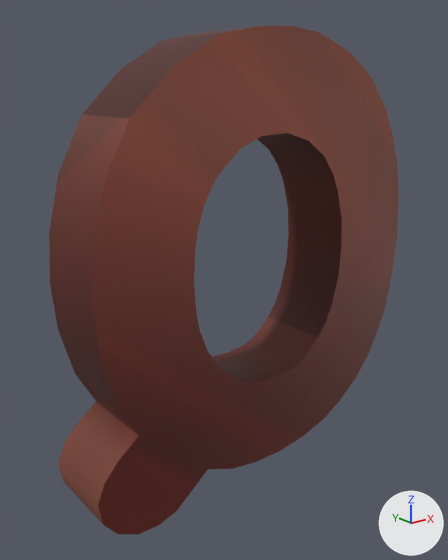
Renders of the FBX model Assets/XanaBuilder Assets/Models/TXL/01_Alphabets/TXL0110017_LetterQ/TXL0110017.fbx from each side of a commit.
Rendered twice from a camera (50 mm lens) standing at (-1.062, -1.24, 1.06) and looking at (-0.051, 0.024, 0.555). Every picture has the same lights, and +X, +Y and +Z are marked at lower right. Where no turn or scale is listed for an object, it has been applied to the vertices.

The scene before the commit, as lines of its bpy script (objects in view):
```python
mat_mttxl0110017_placemode = principled_material('mtTXL0110017_PlaceMode')
mat_mttxl0110017_placemode.texture = img_txtxl0110017_diffuse_png
mat_mttxl0110017_placemode.roughness = 0.553
me_mesh = bpy.data.meshes.new('Mesh')
me_mesh.from_pydata(...)  # 136 vertices, 272 faces; spans x -0.529..0.529, y -0.107..0.107, z -0.002..1.195
me_mesh.materials.append(mat_mttxl0110017_placemode)  # picture img_txtxl0110017_diffuse_png
ob_smtxl0110017 = bpy.data.objects.new('smTXL0110017', me_mesh)
ob_smtxl0110017.location = (0.0, 0.0, 0.0)
```
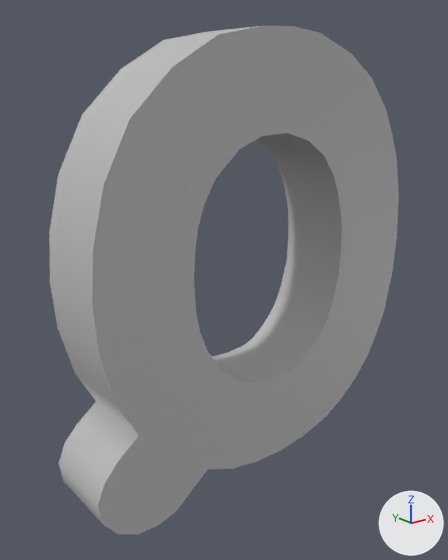
What changed in the scene script:
```text
Change mat_mttxl0110017_placemode:
    remove mat_mttxl0110017_placemode.texture = img_txtxl0110017_diffuse_png
    add mat_mttxl0110017_placemode.base_color = (0.5, 0.5, 0.5)  # grey #bcbcbc
```

Where the change shows, as pixel boxes (x1, y1, x2, y2) in the pictures (448 x 560 px):
'smTXL0110017', surface changed (brown to grey)
    both: (49, 26, 399, 534)
